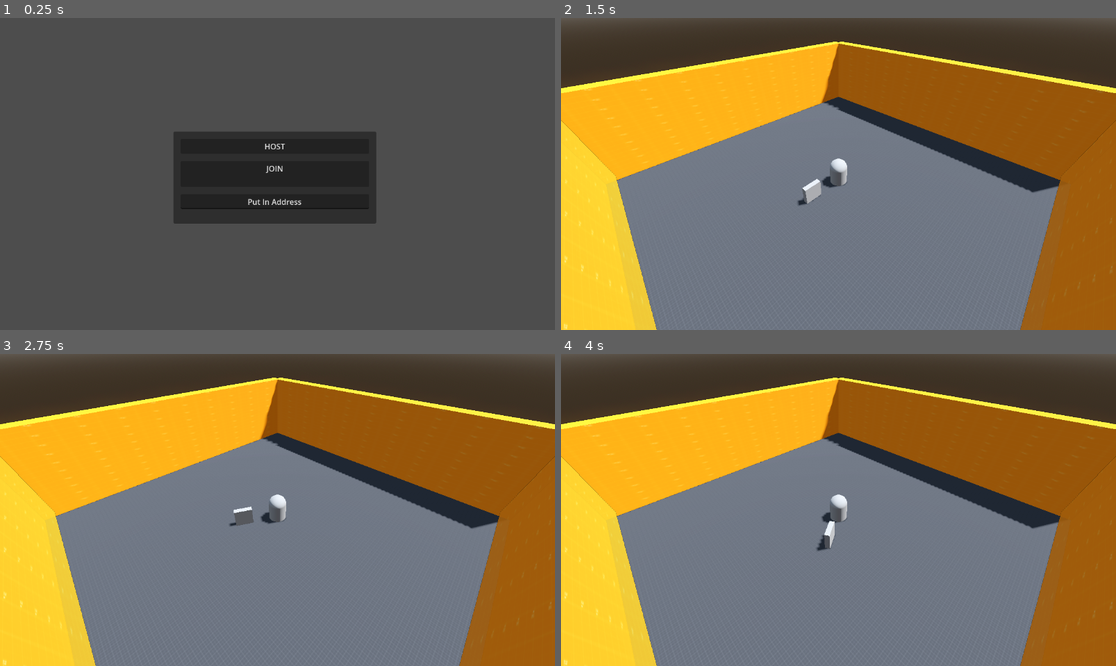
Above: before the commit, frames 1-4 (two rows, left to right).
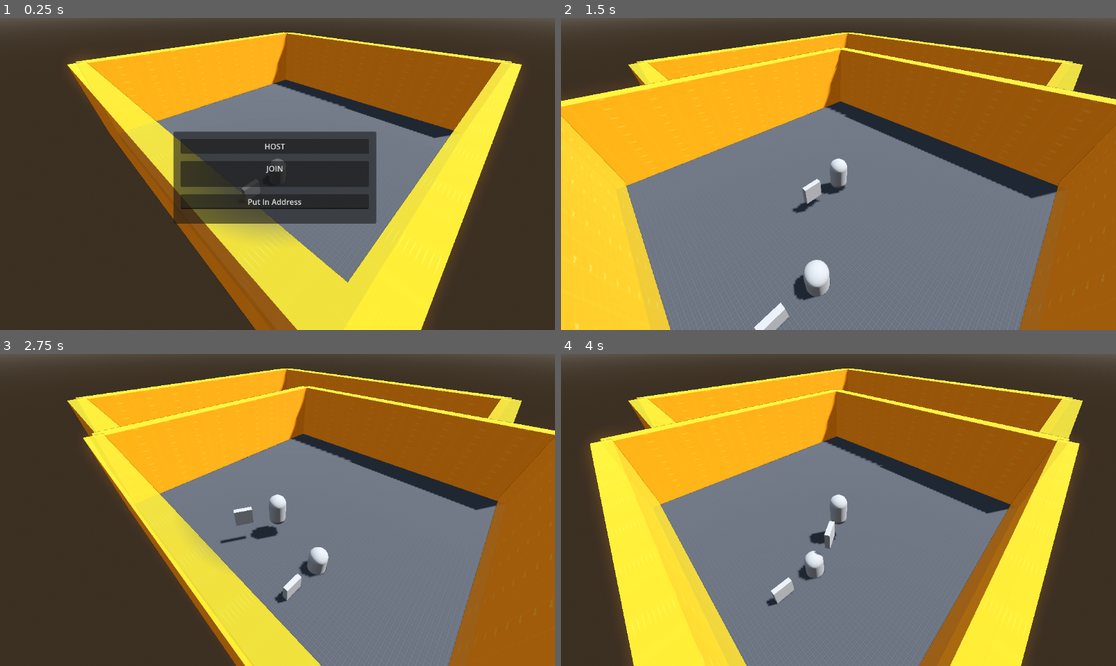
Above: after the commit, the same moments.

Repository: IIcyTundra/Untitiled_GGJ2024
Game: Godot game, scene res://Scenes/test_map.tscn
Two runs of this game, one before a commit and one after it. Both use one fixed random seed, a clock stepped at 60 frames per second and the inputs below.
Inputs (mouse positions are in pixels of both pictures, inside the frame that each line leads up to):
- Up to frame 1 (0.25 s): no input
- Up to frame 2 (1.5 s): tap Enter (ui_accept) at 0.5, 0.77 s; move the mouse to (960, 158) at 0.52 s; hold D (right) 0.53-1.25 s; click (960, 158) at 0.67 s; click "HOST" at 1.25 s
- Up to frame 3 (2.75 s): tap Enter (ui_accept) at 2, 2.27 s; move the mouse to (166, 525) at 2.02 s; hold S (down) from 2.03 s (still down)
- Up to frame 4 (4 s): move the mouse to (894, 441) at 2.77 s; release S (down) at 2.78 s; hold D (right) 2.78-3.53 s; tap Enter (ui_accept) at 3.5, 3.77 s; move the mouse to (810, 572) at 3.52 s; hold W (up) from 3.53 s (still down); click (810, 572) at 3.67 s

The runs differ from the first frame. In frame 1, 89% of the frame differs, in the area x 0-100%, y 0-100%; in frame 2, 12%; in frame 3, 42%; in frame 4, 43%.
Error in both runs: Assertion failed: UPNP Discover Failed! Error 24 (res://Scripts/MP_Test.gd:56)

Commit message:
Finish hit collision with walls

Diff:
--- a/Scenes/hand.tscn
+++ b/Scenes/hand.tscn
@@ -2,17 +2,23 @@
 
 [ext_resource type="Script" path="res://Scripts/Hand.gd" id="1_rwvob"]
 
+[sub_resource type="BoxMesh" id="BoxMesh_054il"]
+
 [sub_resource type="BoxShape3D" id="BoxShape3D_6xky1"]
 
-[sub_resource type="BoxMesh" id="BoxMesh_054il"]
-
-[node name="Hand" type="CharacterBody3D"]
+[node name="Hand" type="CharacterBody3D" groups=["Hand"]]
 script = ExtResource("1_rwvob")
-
-[node name="CollisionShape3D" type="CollisionShape3D" parent="."]
-transform = Transform3D(0.566976, 0, 0, 0, 0.566976, 0, 0, 0, 0.566976, 0, 0, 2)
-shape = SubResource("BoxShape3D_6xky1")
 
 [node name="MeshInstance3D" type="MeshInstance3D" parent="."]
 transform = Transform3D(0.273, 0, 0, 0, 1, 0, 0, 0, 1, 0, 0, 2)
 mesh = SubResource("BoxMesh_054il")
+
+[node name="Area3D" type="Area3D" parent="."]
+transform = Transform3D(1, 0, 0, 0, 1, 0, 0, 0, 1, 0, 0, 2)
+
+[node name="CollisionShape3D" type="CollisionShape3D" parent="Area3D"]
+transform = Transform3D(0.566976, 0, 0, 0, 0.566976, 0, 0, 0, 0.566976, 0, 0, 0)
+shape = SubResource("BoxShape3D_6xky1")
+
+[connection signal="area_shape_entered" from="Area3D" to="." method="_on_area_3d_area_shape_entered"]
+[connection signal="body_entered" from="Area3D" to="." method="_on_area_3d_body_entered"]
--- a/Scenes/player.tscn
+++ b/Scenes/player.tscn
@@ -98,3 +98,5 @@
 
 [node name="ForegroundCam" type="Camera3D" parent="CamOrigin/SpringArm3D/BaseCam/ForegroundPassContainer/ForegroundPass"]
 cull_mask = 1047554
+
+[connection signal="hit_wall" from="Hand" to="." method="_on_hand_hit_wall"]
--- a/Scenes/test_map.tscn
+++ b/Scenes/test_map.tscn
@@ -2,7 +2,7 @@
 
 [ext_resource type="Script" path="res://Scripts/MP_Test.gd" id="1_mi6e2"]
 [ext_resource type="Texture2D" uid="uid://blvy2816o3266" path="res://addons/kenney_prototype_textures/dark/texture_03.png" id="1_ybqyw"]
-[ext_resource type="PackedScene" uid="uid://bmoddjb03cdyt" path="res://Scenes/Player.tscn" id="2_q46uv"]
+[ext_resource type="PackedScene" uid="uid://bmoddjb03cdyt" path="res://Scenes/player.tscn" id="2_q46uv"]
 [ext_resource type="Texture2D" uid="uid://cy7rr785giyq4" path="res://addons/kenney_prototype_textures/orange/texture_01.png" id="3_rsy5k"]
 
 [sub_resource type="ProceduralSkyMaterial" id="ProceduralSkyMaterial_tqv6m"]
@@ -59,26 +59,26 @@
 use_collision = true
 size = Vector3(20, 1, 20)
 
-[node name="CSGBox3D2" type="CSGBox3D" parent="Map"]
+[node name="CSGBox3D2" type="CSGBox3D" parent="Map" groups=["Wall"]]
 transform = Transform3D(1, 0, 0, 0, 1, 0, 0, 0, 1, -10, 3, 0)
 material_override = SubResource("StandardMaterial3D_65acy")
 use_collision = true
 size = Vector3(1, 5, 20)
 
-[node name="CSGBox3D3" type="CSGBox3D" parent="Map"]
+[node name="CSGBox3D3" type="CSGBox3D" parent="Map" groups=["Wall"]]
 transform = Transform3D(-4.37114e-08, 0, 1, 0, 1, 0, -1, 0, -4.37114e-08, 0, 3, -10)
 material_override = SubResource("StandardMaterial3D_2ul6n")
 use_collision = true
 size = Vector3(1, 5, 20)
 
-[node name="CSGBox3D4" type="CSGBox3D" parent="Map"]
+[node name="CSGBox3D4" type="CSGBox3D" parent="Map" groups=["Wall"]]
 transform = Transform3D(-1, 0, -8.74228e-08, 0, 1, 0, 8.74228e-08, 0, -1, 10, 3, 0)
 layers = 2
 material_override = SubResource("StandardMaterial3D_76wap")
 use_collision = true
 size = Vector3(1, 5, 20)
 
-[node name="CSGBox3D5" type="CSGBox3D" parent="Map"]
+[node name="CSGBox3D5" type="CSGBox3D" parent="Map" groups=["Wall"]]
 transform = Transform3D(1.31134e-07, 0, -1, 0, 1, 0, 1, 0, 1.31134e-07, 0, 3, 10)
 layers = 2
 material_override = SubResource("StandardMaterial3D_llkuj")
@@ -133,5 +133,8 @@
 spawn_path = NodePath("../..")
 spawn_limit = 4
 
+[node name="Player" parent="." instance=ExtResource("2_q46uv")]
+transform = Transform3D(1, 0, 0, 0, 1, 0, 0, 0, 1, 3.25316, -0.107424, 4.78281)
+
 [connection signal="pressed" from="MainMenu/PanelContainer/MarginContainer/VBoxContainer/Host" to="." method="_on_host_pressed"]
 [connection signal="pressed" from="MainMenu/PanelContainer/MarginContainer/VBoxContainer/Join" to="." method="_on_join_pressed"]
--- a/Scripts/Hand.gd
+++ b/Scripts/Hand.gd
@@ -1,18 +1,32 @@
 extends CharacterBody3D
+
+signal hit_player
+signal hit_wall(push_v: Vector3)
 
 const TURN_SPEED_MAX := 100 # in radians/sec
 const TURN_SPEED_MIN := 10 # in radians/sec
 const TURN_ACC := 5 # in radians/sec
 const TURN_Thrash := 0.1 # in radians/sec
+const PUSH_HORIZONTAL_V := 15.0
+const PUSH_VERTICAL_V := 5.0
+const HIT_WALL_CD := 0.2
 
 var target_angle: float = 0.0
 var ang_speed: float = 0.0
+var hit_wall_timer = 0.0
 var direction: Vector2
 var is_clockwise = true
+var can_hit_wall = true
 var done = true
 # Called when the node enters the scene tree for the first time.
 func _ready():
 	pass # Replace with function body.
+
+func _process(delta):
+	if !can_hit_wall:
+		hit_wall_timer -= delta
+		if hit_wall_timer < 0:
+			can_hit_wall = true
 
 func _physics_process(delta: float):
 	if done:
@@ -34,3 +48,23 @@
 		ang_speed = 0
 	is_clockwise = new_is_clockwise
 	done = false
+
+
+
+
+func _on_area_3d_body_entered(body):
+	var push_v = Vector3.ONE * PUSH_HORIZONTAL_V
+	push_v.y = PUSH_VERTICAL_V
+	if body.has_method("push"):
+		body.push(push_v)
+	elif body.is_in_group("Wall"):
+		push_v = Vector3(-sin(rotation.y), 0, -cos(rotation.y)) * PUSH_HORIZONTAL_V
+		push_v.y = PUSH_VERTICAL_V
+		hit_wall.emit(push_v)
+		can_hit_wall = false
+		hit_wall_timer = HIT_WALL_CD
+
+
+func _on_area_3d_area_shape_entered(area_rid, area, area_shape_index, local_shape_index):
+	print(area.name)
+	print(area_rid)
--- a/Scripts/Player.gd
+++ b/Scripts/Player.gd
@@ -54,6 +54,9 @@
 		# Add the gravity.
 		if not is_on_floor():
 			velocity.y -= gravity * delta
+		else:
+			velocity.x = move_toward(velocity.x, 0, SPEED)
+			velocity.z = move_toward(velocity.z, 0, SPEED)
 		# Handle jump.
 		if Input.is_action_just_pressed("ui_accept") and is_on_floor():
 			velocity.y = JUMP_VELOCITY
@@ -68,10 +71,13 @@
 		if direction:
 			velocity.x = direction.x * SPEED
 			velocity.z = direction.z * SPEED
-		else:
-			velocity.x = move_toward(velocity.x, 0, SPEED)
-			velocity.z = move_toward(velocity.z, 0, SPEED)
+		#else:
+		move_and_slide()
 
+
+func _process(delta):
+	#print(position)
+	pass
 
 @rpc("any_peer")
 func receive_damage():
@@ -80,3 +86,14 @@
 		health = 3
 		position = Vector3.ZERO
 	health_changed.emit(health)
+
+func push(v: Vector3):
+	velocity += v
+
+func hit_by_hand():
+	print("hit_by_hand")
+
+
+
+func _on_hand_hit_wall(push_v):
+	push(push_v)
